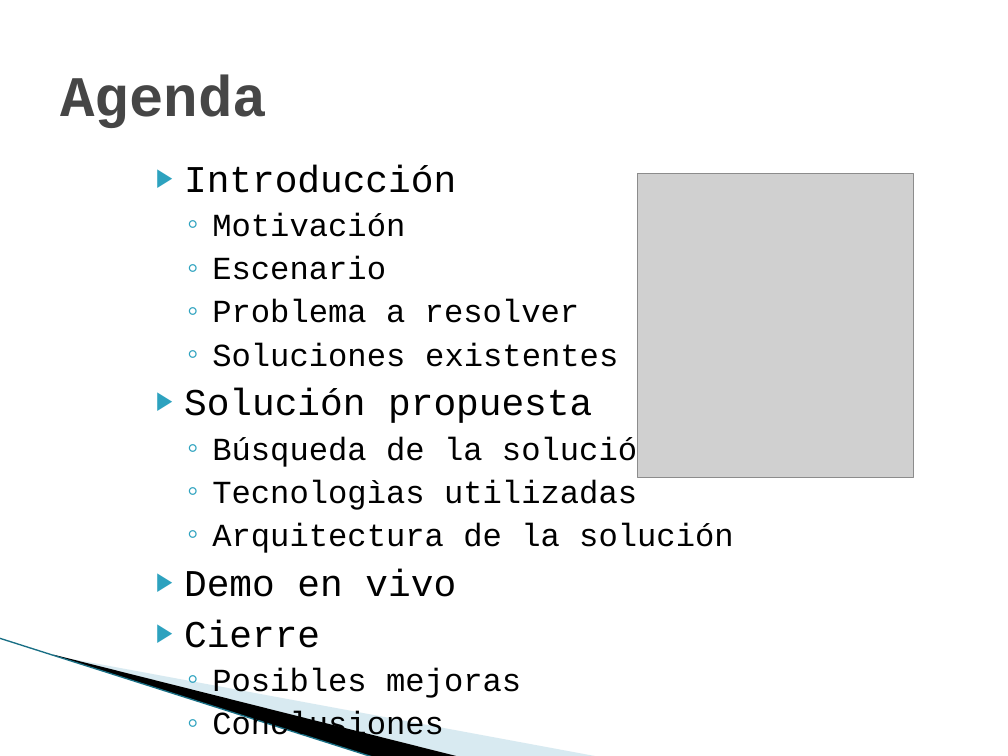
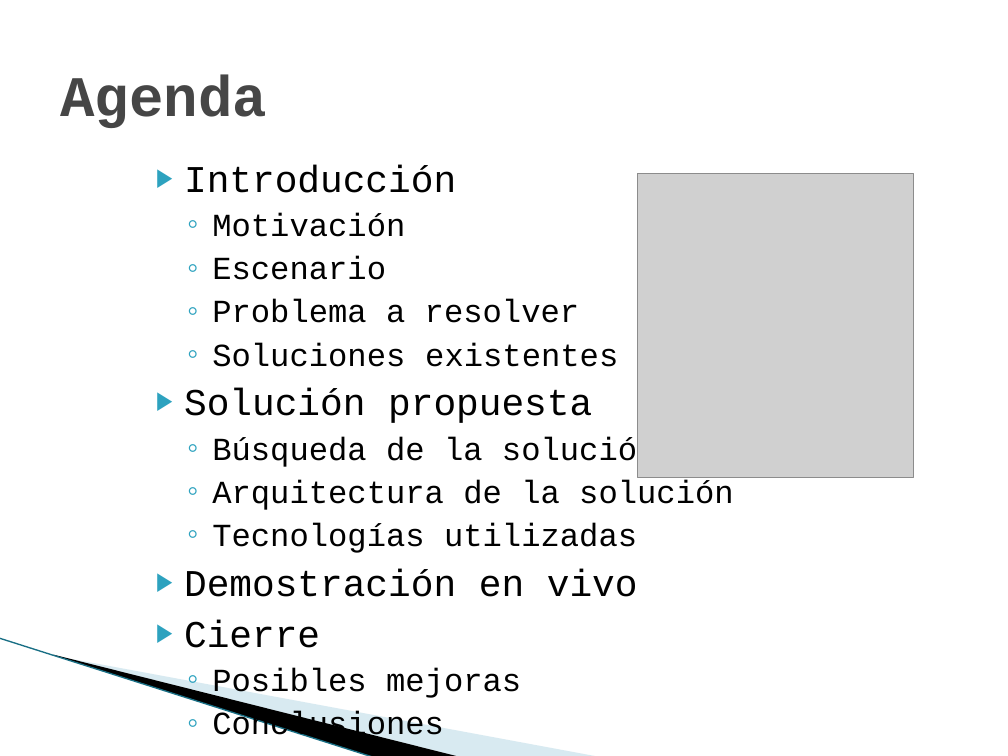
Before and after one commit to maurociancio/parallel-editor, a slide deck: slide 2 of doc/presentacion/presentacion.pptx. Drawn at 1008x756 pixels with LibreOffice and Linux fonts; fonts in the diff are those of the drawing; grey boxes stand for pictures; background and template pictures are left out. Boxes give left, top, right and bottom in pixels: in the first picture for what was removed or moved away, otherwise in the second. Text is boxed around its words. In the diff, an @@ line names an element or a change of style, - is before the commit and + after.

```diff
--- a/doc/presentacion/presentacion.pptx
+++ b/doc/presentacion/presentacion.pptx
@@ text at <box>212,480,637,510</box>: paragraph removed @@
-  ◦ Tecnologìas utilizadas
@@ text at <box>184,523,638,597</box>: text changed; size 27 to 23 pt @@
-▶ Demo en vivo
+  ◦ Tecnologías utilizadas
+▶ Demostración en vivo
```
Also in this commit, not shown: 7 other slides changed.
